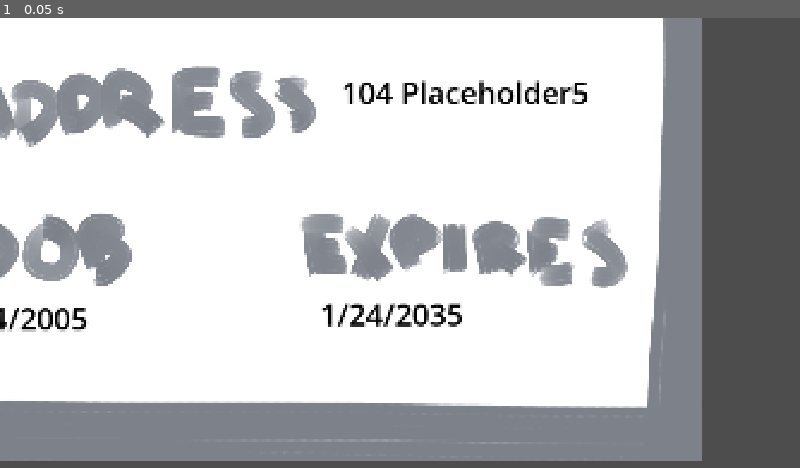
Above: before the commit, frame 1.
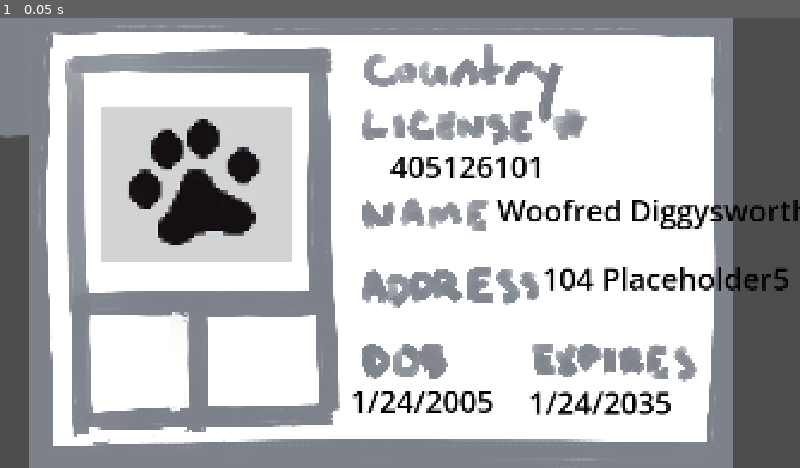
Above: after the commit, the same moment.

Repository: benjamin051000/ruff-night-out
Game: Godot game, scene res://tests/testidcheck.tscn
Two runs of this game, one before a commit and one after it. Both use one fixed random seed, a clock stepped at 60 frames per second and the inputs below. This scene is started directly instead of the project's main scene.
Inputs:
- Up to frame 1 (0.05 s): no input

The runs differ from the first frame. In frame 1, 51% of the frame differs, in the area x 0-100%, y 0-100%.

Commit message:
fixed issue with birthday year
endyear variable was still an int in the else statement that was checking for a double digit number

Diff:
--- a/src/characters/guest.gd
+++ b/src/characters/guest.gd
@@ -7,7 +7,6 @@
 var real_or_fake
 var rand_minigame
 var dialogue
-
 
 func newguesttype():
 		real_or_fake = randi_range(0,9)
--- a/src/minigames/id_check.gd
+++ b/src/minigames/id_check.gd
@@ -49,7 +49,7 @@
 			endyear = "0"+ str(endyear)
 		else:
 			pass
-		birthday_year = "20" + endyear
+		birthday_year = "20" + str(endyear)
 	return birthday_year
 
 func make_age(dogtype):
--- a/src/minigames/id_check.tscn
+++ b/src/minigames/id_check.tscn
@@ -2,58 +2,68 @@
 
 [ext_resource type="Texture2D" uid="uid://huxoag0sas6w" path="res://assets/placeholder_licence.png" id="1_osh8r"]
 [ext_resource type="Script" uid="uid://b6eqbq2nb0g1w" path="res://src/minigames/id_check.gd" id="1_tnl2e"]
+[ext_resource type="Texture2D" uid="uid://dlxv2ryy4auyl" path="res://assets/placeholder_real_pawprint.png" id="3_tsa83"]
 
 [node name="IdCheck" type="Node2D" unique_id=315101865]
+position = Vector2(986, 541)
 script = ExtResource("1_tnl2e")
 
 [node name="Sprite2D" type="Sprite2D" parent="." unique_id=1859393844]
 position = Vector2(-3.8146973e-06, 0)
+scale = Vector2(0.5028299, 0.514232)
 texture = ExtResource("1_osh8r")
+metadata/_edit_group_ = true
 
 [node name="Name" type="Label" parent="." unique_id=1043591681]
-offset_left = 605.0
-offset_top = -194.0
-offset_right = 1395.0
-offset_bottom = -48.0
+offset_left = 279.0
+offset_top = -125.0
+offset_right = 1069.0
+offset_bottom = 21.0
 theme_override_colors/font_color = Color(0, 0, 0, 1)
 theme_override_font_sizes/font_size = 72
 text = "Mr Woofington"
 
 [node name="Address" type="Label" parent="." unique_id=1811364277]
-offset_left = 819.0
-offset_top = 130.0
-offset_right = 1609.0
-offset_bottom = 276.0
+offset_left = 387.0
+offset_top = 38.0
+offset_right = 1177.0
+offset_bottom = 184.0
 theme_override_colors/font_color = Color(0, 0, 0, 1)
 theme_override_font_sizes/font_size = 72
 text = "1 Bark St"
 
 [node name="DoB" type="Label" parent="." unique_id=1958346582]
-offset_left = -133.0
-offset_top = 672.0
-offset_right = 657.0
-offset_bottom = 818.0
+offset_left = -73.0
+offset_top = 332.0
+offset_right = 717.0
+offset_bottom = 478.0
 theme_override_colors/font_color = Color(0, 0, 0, 1)
 theme_override_font_sizes/font_size = 72
 text = "Jan 1 1970"
 
 [node name="Expires" type="Label" parent="." unique_id=1971501610]
-offset_left = 768.0
-offset_top = 662.0
-offset_right = 1558.0
-offset_bottom = 808.0
+offset_left = 354.0
+offset_top = 336.0
+offset_right = 1144.0
+offset_bottom = 482.0
 theme_override_colors/font_color = Color(0, 0, 0, 1)
 theme_override_font_sizes/font_size = 72
 text = "Jan 1 1970"
 
 [node name="IDnum" type="Label" parent="." unique_id=838176978]
-offset_right = 40.0
-offset_bottom = 23.0
-
-[node name="Pawprint" type="Label" parent="." unique_id=1082012754]
-offset_right = 40.0
-offset_bottom = 23.0
+offset_left = 23.0
+offset_top = -231.0
+offset_right = 394.0
+offset_bottom = -30.0
+theme_override_colors/font_color = Color(0, 0, 0, 1)
+theme_override_font_sizes/font_size = 72
+text = "123456789
+"
 
 [node name="Dogtype" type="Label" parent="." unique_id=1602821932]
 offset_right = 40.0
 offset_bottom = 23.0
+
+[node name="PlaceholderRealPawprint" type="Sprite2D" parent="." unique_id=1896322340]
+position = Vector2(-442, -139)
+texture = ExtResource("3_tsa83")
--- a/tests/testidcheck.tscn
+++ b/tests/testidcheck.tscn
@@ -10,3 +10,4 @@
 [node name="Guest" parent="." unique_id=159835390 instance=ExtResource("2_14t44")]
 
 [node name="IdCheck" parent="." unique_id=315101865 instance=ExtResource("3_cuqtf")]
+position = Vector2(914, 538)
